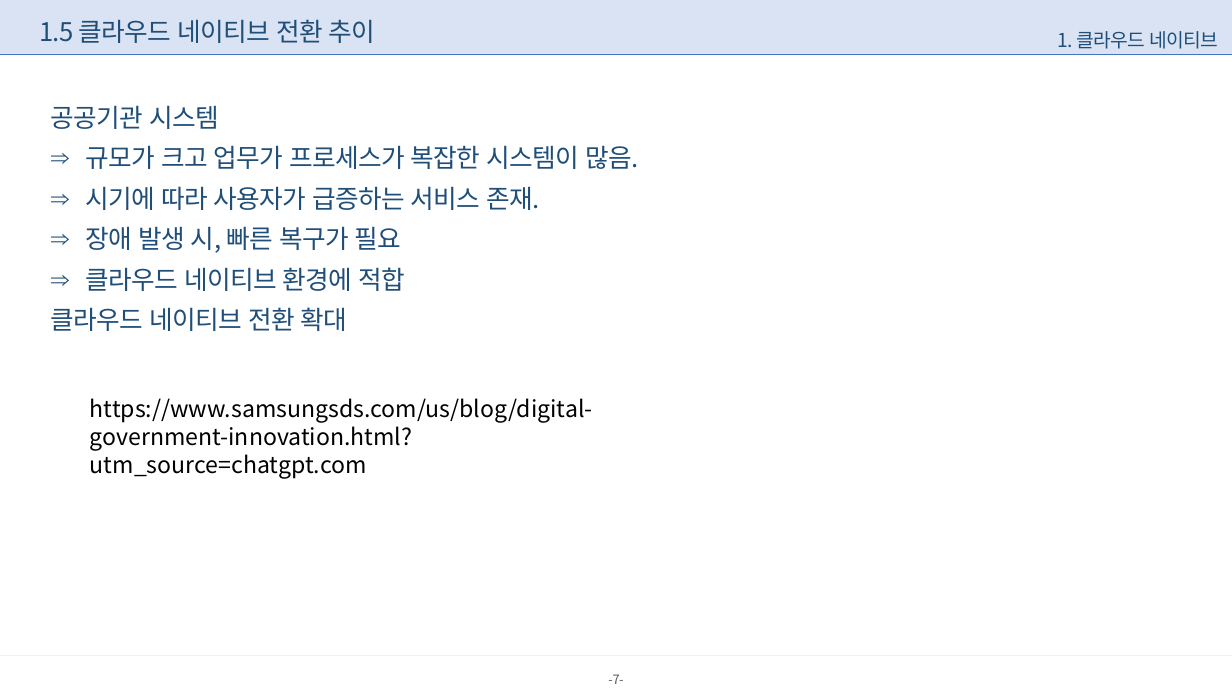
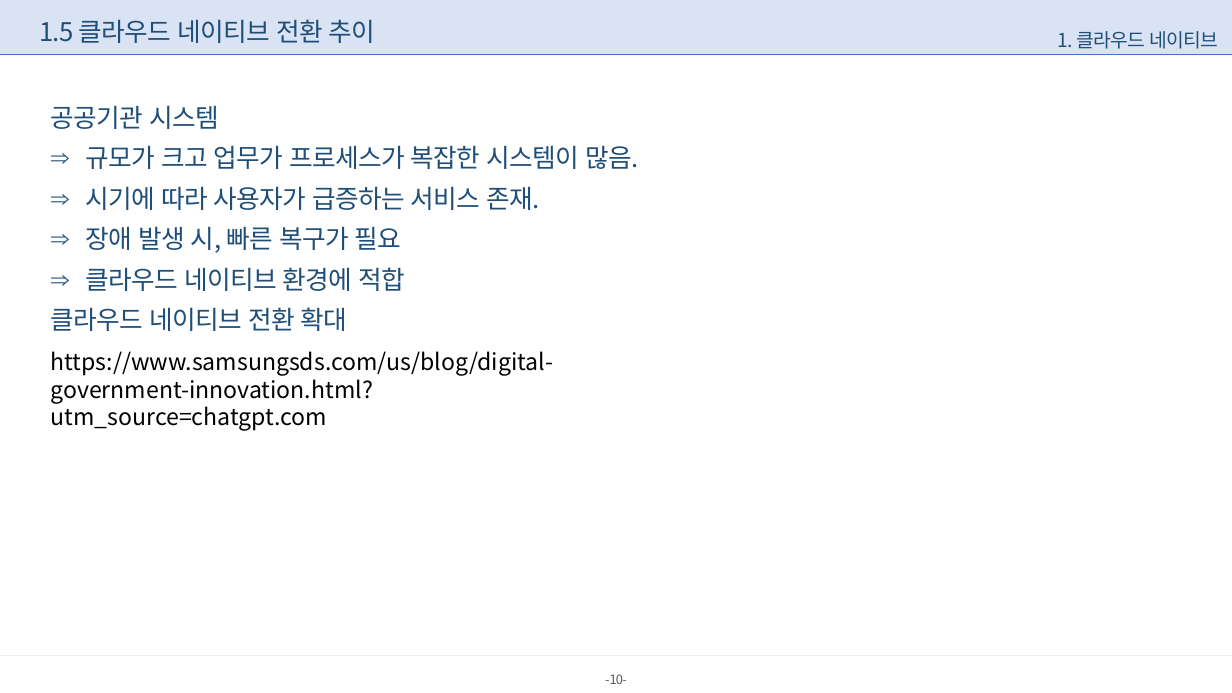
Before and after one commit to limchaeseong/test, a slide deck: slide 10 of 클라우드 네이티브 전환.pptx (slide 7 before the commit). Drawn at 1232x693 pixels with LibreOffice and Linux fonts; fonts in the diff are those of the drawing; background and template pictures are left out. Boxes give left, top, right and bottom in pixels: in the first picture for what was removed or moved away, otherwise in the second. Text is boxed around its words. In the diff, an @@ line names an element or a change of style, - is before the commit and + after.

```diff
--- a/클라우드 네이티브 전환.pptx
+++ b/클라우드 네이티브 전환.pptx
@@ text "https://www.samsungsds.com/us/blog/digital-government-innova ...": place and size @@
-text "https://www.samsungsds.com/us/blog/digital-government-innova ..." at [90, 398, 593, 478]
+text "https://www.samsungsds.com/us/blog/digital-government-innova ..." at [51, 351, 554, 431]
@@ page number at [605, 674, 627, 684]: text changed @@
--7-
+-10-
```
Also in this commit, not shown: 5 other slides changed, 3 slides added.
